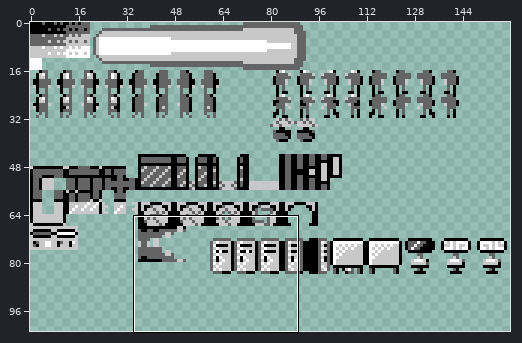
Two states of a sprite sheet, assets/SpriteSheet-1.png. Above: a wide view before the commit, with the close-up outlined.
Close-up. Before the commit:
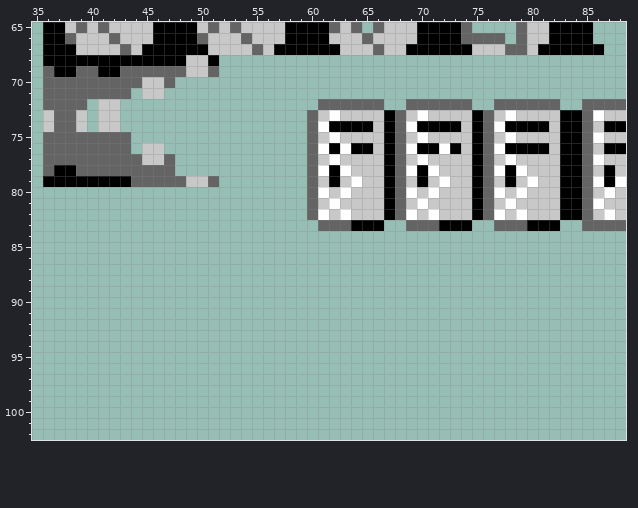
The file is 160x144 pixels. Shown: x 35..88, y 65..102. The wide view leaves out empty margins. The commit also changed other parts of the picture, which this record leaves out.
Now the later version:
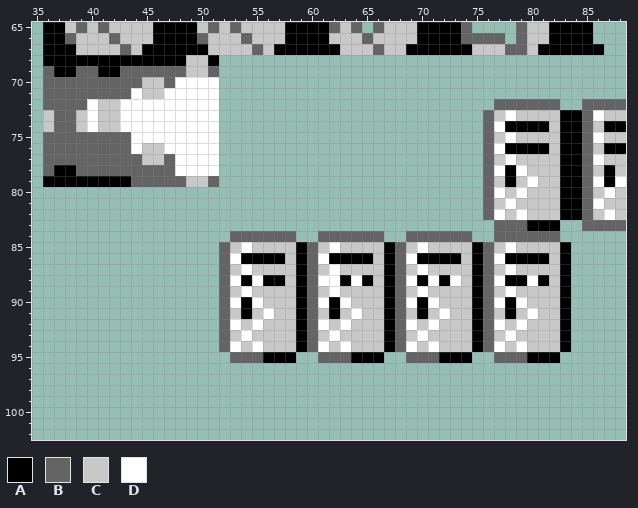
Palette (. is transparent): A #000000  B #646464  C #c8c8c8  D #ffffff
The exact change:
{"y":70,"x":48,"old":"....","new":"DDDD"}
{"y":71,"x":44,"old":".","new":"D"}
{"y":71,"x":47,"old":".....","new":"DDDDD"}
{"y":72,"x":40,"old":".","new":"D"}
{"y":72,"x":43,"old":".........","new":"DDDDDDDDD"}
{"y":72,"x":61,"old":"BBBBBB","new":"......"}
{"y":72,"x":69,"old":"BBBBBB","new":"......"}
{"y":73,"x":40,"old":".","new":"D"}
{"y":73,"x":43,"old":".........","new":"DDDDDDDDD"}
{"y":73,"x":60,"old":"BCDCCCCABCDCCCCA","new":"................"}
{"y":74,"x":40,"old":".","new":"D"}
{"y":74,"x":43,"old":".........","new":"DDDDDDDDD"}
{"y":74,"x":60,"old":"BDAAAACABDAAAACA","new":"................"}
{"y":75,"x":44,"old":"........","new":"DDDDDDDD"}
{"y":75,"x":60,"old":"BCDCCCCABCDCCCCA","new":"................"}
{"y":76,"x":44,"old":".","new":"D"}
{"y":76,"x":47,"old":".....","new":"DDDDD"}
{"y":76,"x":60,"old":"BDADAACABDAADACA","new":"................"}
{"y":77,"x":48,"old":"....","new":"DDDD"}
{"y":77,"x":60,"old":"BCDCCCCABCDCCCCA","new":"................"}
{"y":78,"x":48,"old":"....","new":"DDDD"}
{"y":78,"x":60,"old":"BDADCCCABDADCCCA","new":"................"}
{"y":79,"x":60,"old":"BCACDCCABCACDCCA","new":"................"}
{"y":80,"x":60,"old":"BDCDCCCABDCDCCCA","new":"................"}
{"y":81,"x":60,"old":"BCDCCCCABCDCCCCA","new":"................"}
{"y":82,"x":60,"old":"BDCDCCCABDCDCCCA","new":"................"}
{"y":83,"x":61,"old":"BBBAAA","new":"......"}
{"y":83,"x":69,"old":"BBBAAA","new":"......"}
{"y":84,"x":53,"old":"......","new":"BBBBBB"}
{"y":84,"x":61,"old":"......","new":"BBBBBB"}
{"y":84,"x":69,"old":"......","new":"BBBBBB"}
{"y":84,"x":77,"old":"......","new":"BBBBBB"}
{"y":85,"x":52,"old":"................................","new":"BCDCCCCABCDCCCCABCDCCCCABCDCCCCA"}
{"y":86,"x":52,"old":"................................","new":"BDAAAACABDAAAACABDAAAACABDAAAACA"}
{"y":87,"x":52,"old":"................................","new":"BCDCCCCABCDCCCCABCDCCCCABCDCCCCA"}
{"y":88,"x":52,"old":"................................","new":"BDADAACABDDADACABDADADCABDAADACA"}
{"y":89,"x":52,"old":"................................","new":"BCDCCCCABCDCCCCABCDCCCCABCDCCCCA"}
{"y":90,"x":52,"old":"................................","new":"BDADCCCABDADCCCABDADCCCABDADCCCA"}
{"y":91,"x":52,"old":"................................","new":"BCACDCCABCACDCCABCACDCCABCACDCCA"}
{"y":92,"x":52,"old":"................................","new":"BDCDCCCABDCDCCCABDCDCCCABDCDCCCA"}
{"y":93,"x":52,"old":"................................","new":"BCDCCCCABCDCCCCABCDCCCCABCDCCCCA"}
{"y":94,"x":52,"old":"................................","new":"BDCDCCCABDCDCCCABDCDCCCABDCDCCCA"}
{"y":95,"x":53,"old":"......","new":"BBBAAA"}
{"y":95,"x":61,"old":"......","new":"BBBAAA"}
{"y":95,"x":69,"old":"......","new":"BBBAAA"}
{"y":95,"x":77,"old":"......","new":"BBBAAA"}
{"label":"added","picture_box":[87,77,219,176]}
{"label":"changed","picture_box":[219,99,571,363]}
